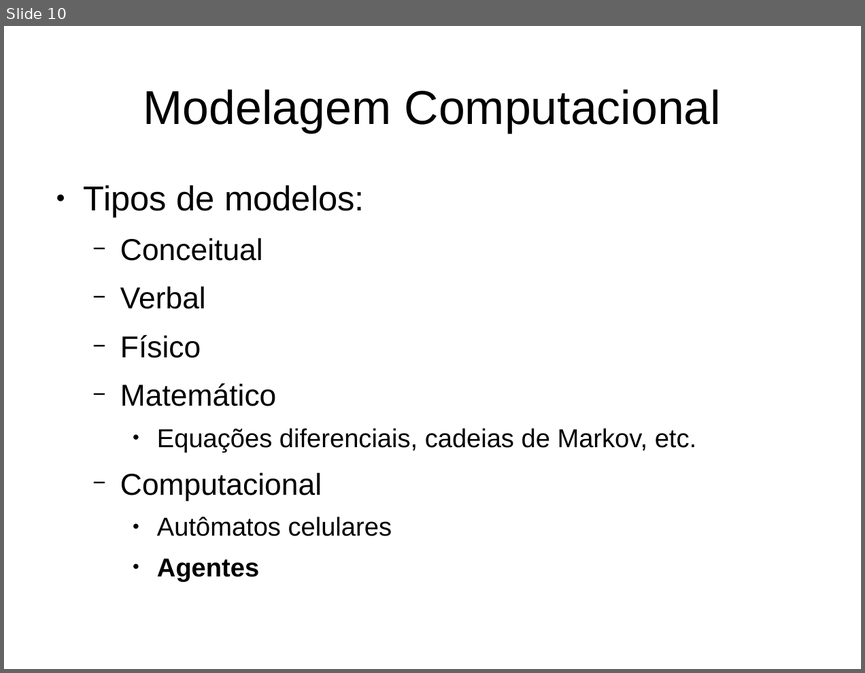
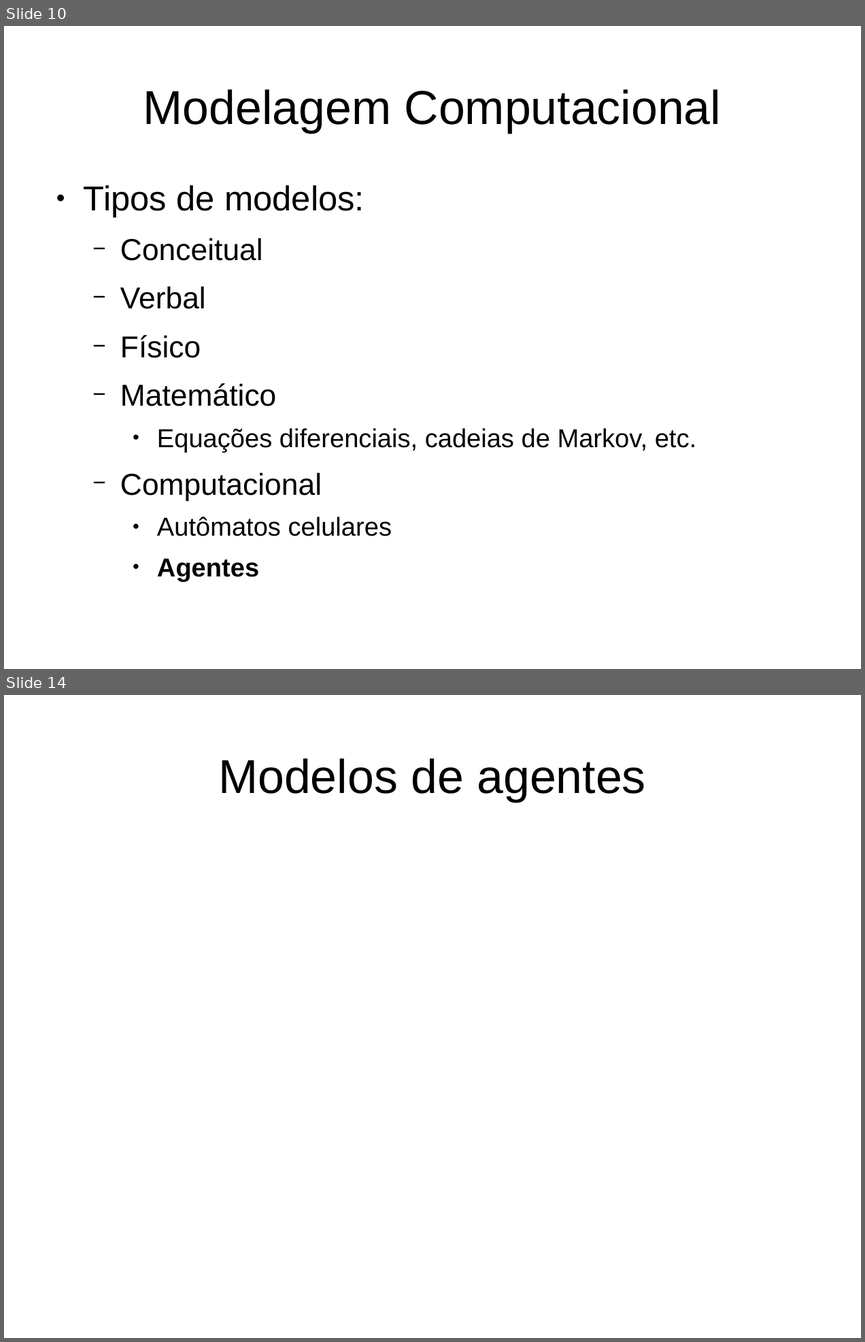
Before and after one commit to alexbprr/agent_modelling, a slide deck: Apresentacao_Marluvas/Marluvas_apresentacao_v2.odp. Shown one above the other, each under a label of ours: slide 10 before the commit, slides 10 and 14 after it; the slides between them are not shown. The pictures are 865x673 and 865x1342 pixels, drawn with LibreOffice and Linux fonts; fonts in the diff are those of the drawing. Boxes give left, top, right and bottom in pixels: in the first picture for what was removed or moved away, otherwise in the second. Text is boxed around its words. In the diff, an @@ line names an element or a change of style, - is before the commit and + after.

```diff
--- a/Apresentacao_Marluvas/Marluvas_apresentacao_v2.odp
+++ b/Apresentacao_Marluvas/Marluvas_apresentacao_v2.odp
@@ slide 14 added at <box>4,695,861,1338</box>, background #FFFFFF @@
@@ title added at <box>218,758,645,802</box>, 44 pt, text #000000 @@
+Modelos de agentes
```
Also in this commit, not shown: 4 slides changed, 1 other slide added.
